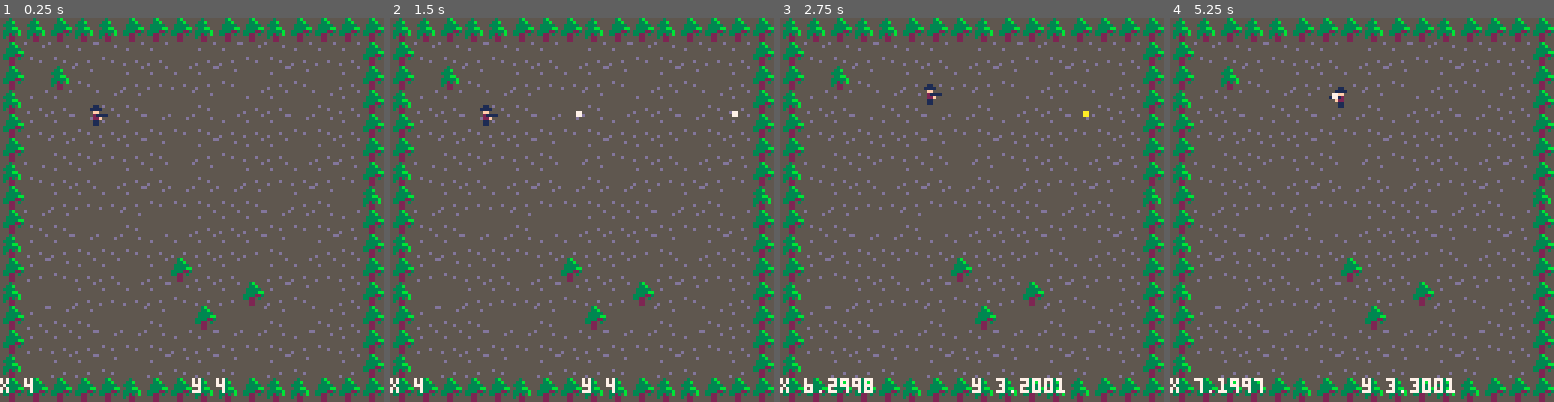
Above: before the commit, frames 1-4 (left to right).
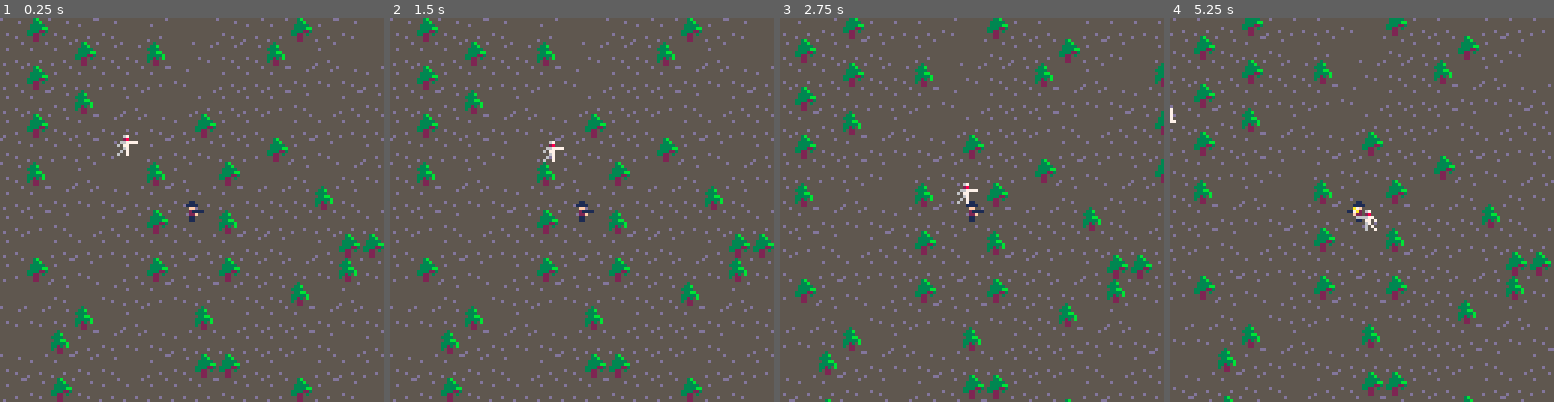
Above: after the commit, the same moments.

Repository: mccolgst/pico-8-cartridges
Game: PICO-8 cartridge west.p8
Two runs of this game, one before a commit and one after it. Both use one fixed random seed, a clock stepped at 60 frames per second and the inputs below.
Inputs:
- Up to frame 1 (0.25 s): no input
- Up to frame 2 (1.5 s): tap X (X key) at 0.33, 1.07 s
- Up to frame 3 (2.75 s): hold Right 1.6-2.1 s; tap X (X key) at 1.85 s; hold Up 2.15-2.42 s; hold Right from 2.47 s (still down)
- Up to frame 4 (5.25 s): tap X (X key) at 2.97, 4.08, 5.2 s; release Right at 3.03 s; hold Left 3.08-3.58 s; hold Down 3.63-3.97 s; hold Right 4.02-4.68 s; hold Up 4.73-5.03 s; hold Left from 5.08 s (still down)

The runs differ from the first frame. In frame 1, 21% of the frame differs, in the area x 0-100%, y 0-100%; in frame 2, 21%; in frame 3, 24%; in frame 4, 25%.

Commit message:
use camera functionality, add enemies that follow the hero

Diff:
--- a/west.p8
+++ b/west.p8
@@ -5,22 +5,30 @@
 speed=.1
 t=0
 b_speed=.3
+m_speed=.04
 
 function _init()
-  pl = make_actor(4,4)
+  pl = make_actor(20,20)
   pl.s = 1
+  create_monster(17,17)
 end
 
 function _update()
   t+=1
   move_player(pl)
+  // the below camera call keeps
+  // the camera focused on the player
+  camera(pl.x*8-(128/2), pl.y*8-(128/2))
   foreach(actor,move_actor)
 end
 
 
 function _draw()
   cls()
-  map(0,0,0,0,16,16)
+
+  map(0,0,0,0,40,40)
+  // if condition on map draw?
+  //map(pl.x-8, pl.y-8, 0,0, 16,16)
   foreach(actor,draw_actor)
   print("x "..pl.x,0,120,7)
   print("y "..pl.y,64,120,7)
@@ -90,12 +98,22 @@
   bullet.type="bullet"
 end
 
+function create_monster(x,y)
+  mon=make_actor(x,y)
+  mon.s=7
+  mon.frames=1
+  mon.dx=0
+  mon.dy=0
+  mon.type="monster"
+  return mon
+end
+
 function make_actor(x, y)
  a={}
  a.x = x
  a.y = y
- a.dx = dx
- a.dy = dy
+ a.dx = 0
+ a.dy = 0
  a.s = 1
  a.frame = 0
  a.frames=3
@@ -195,8 +213,22 @@
    end
  end
 
-
-
+ -- if monster, change
+ -- dx,dy depending where pl is
+ if a.type=="monster" then
+   if a.x<pl.x then
+     a.dx=m_speed
+     a.s=7
+   else
+     a.dx=-m_speed
+     a.s=8
+   end
+   if mon.y<pl.y then
+     a.dy=m_speed
+   else
+     a.dy=-m_speed
+   end
+ end
  -- advance one frame every
  -- time actor moves 1/4 of
  -- a tile
@@ -207,14 +239,14 @@
 
 end
 __gfx__
-000000000000000000000000000000000000000000000000000000005555515555555515d55555555555555d55555555555355555553b5550000000000000000
-000000000001100000011000000110000001100000011000000110005555551555555515555555d555555555555555555533b55555533b550000000000000000
-0070070000111100001111000011110000111100001111000011110055111115551111155555555555d555555555555553333555553333350000000000000000
-00077000000ff000000ff000000ff000000ff000000ff000000ff00051111115512112155555555555555555555555555533bb55553333bb0000000000000000
-000770000002111100021111000211111111200011112000111120005121121551111115555555555555555555555555533333b5533332230000000000000000
-0070070000022f0000022f0000022f0000f2200000f2200000f22000511111155112111555d555555555555555555555533235b5533225350000000000000000
-00000000000110000001100000011000000110000001100000011000511211155111111555555d5555555d555555555553522555555225550000000000000000
-000000000001100000010100001010000001100000101000000101005511115555111155555555555d5555555555555555522555555225550000000000000000
+000000000000000000000000000000000000000000000000000000000000000000000000d55555555555555d55555555555355555553b5550000000000000000
+000000000001100000011000000110000001100000011000000110000006700000067000555555d555555555555555555533b55555533b550000000000000000
+0070070000111100001111000011110000111100001111000011110000028000000280005555555555d555555555555553333555553333350000000000000000
+00077000000ff000000ff000000ff000000ff000000ff000000ff00000667777666677005555555555555555555555555533bb55553333bb0000000000000000
+000770000002111100021111000211111111200011112000111120000607700000077070555555555555555555555555533333b5533332230000000000000000
+0070070000022f0000022f0000022f0000f2200000f2200000f22000000670000006700055d555555555555555555555533235b5533225350000000000000000
+00000000000110000001100000011000000110000001100000011000006070000006070055555d5555555d555555555553522555555225550000000000000000
+000000000001100000010100001010000001100000101000000101000600700000060070555555555d5555555555555555522555555225550000000000000000
 00000000000001000000010000000100000000000000000000000000000000000000000000000000000000000000000000000000000000000000000000000000
 00000000000111000001110000011100000110000001100000011000000000000000000000000000000000000000000000000000000000000000000000000000
 00000000001111000011110000111100001111000011110000111100000000000000000000000000000000000000000000000000000000000000000000000000
@@ -226,8 +258,8 @@
 00000000000000000000000000000000000000000000000000000500000000005000000000000005000000003333333300000000000000000000000000000000
 00000000000000000000000000000000000000000005500000055500000550000505500000055050000000003333333300000000000000000000000000000000
 00000000000000000000000000000000000000000055550000555500005555000055550000555500000000003333333300000000000000000000000000000000
-00000000000aa000000770000000000000000000000ff000000ff500000ff00000f5f000000f5f00000000003333333300000000000000000000000000000000
-00000000000aa000000770000000000000000000555580000088880000f588000088880000888800000000003333333300000000000000000000000000000000
+000000000007a000000a70000000000000000000000ff000000ff500000ff00000f5f000000f5f00000000003333333300000000000000000000000000000000
+00000000000a70000007a0000000000000000000555580000088880000f588000088880000888800000000003333333300000000000000000000000000000000
 000000000000000000000000000000000000000000f88000000880000005f0000008800000088000000000003333333300000000000000000000000000000000
 0000000000000000000000000000000000000000000cc000000cc0000005c000000cc000000cc000000000003333333300000000000000000000000000000000
 0000000000000000000000000000000000000000000cc000000cc0000005c000000cc000000cc000000000003333333300000000000000000000000000000000
@@ -339,165 +371,165 @@
 0000000000000000000000000303000000000000000000000000000000000000000000000000000000000000000000000000000000000000000000000000000000000000000000000000000000000000000000000000000000000000000000000000000000000000000000000000000000000000000000000000000000000000
 0000000000000000000000000000000000000000000000000000000000000000000000000000000000000000000000000000000000000000000000000000000000000000000000000000000000000000000000000000000000000000000000000000000000000000000000000000000000000000000000000000000000000000
 __map__
-0c0c0d0c0c0d0d0d0c0d0d0c0d0d0d0d00000000000000000000000000000000000000000000000000000000000000000000000000000000000000000000000000000000000000000000000000000000000000000000000000000000000000000000000000000000000000000000000000000000000000000000000000000000
-0d09090a090a0a0b0a0a09090a0a0a0d00000000000000000000000000000000000000000000000000000000000000000000000000000000000000000000000000000000000000000000000000000000000000000000000000000000000000000000000000000000000000000000000000000000000000000000000000000000
-0d0b0c090b0a0a0a0a090b0a090b0a0d00000000000000000000000000000000000000000000000000000000000000000000000000000000000000000000000000000000000000000000000000000000000000000000000000000000000000000000000000000000000000000000000000000000000000000000000000000000
-0c0a0a0b09090b0b090b0a0a0b090a0d00000000000000000000000000000000000000000000000000000000000000000000000000000000000000000000000000000000000000000000000000000000000000000000000000000000000000000000000000000000000000000000000000000000000000000000000000000000
-0d0a0a090a0a0909090a0a0a09090a0d00000000000000000000000000000000000000000000000000000000000000000000000000000000000000000000000000000000000000000000000000000000000000000000000000000000000000000000000000000000000000000000000000000000000000000000000000000000
-0d0b09090a0a090b0a090a0a0b0a0a0d00000000000000000000000000000000000000000000000000000000000000000000000000000000000000000000000000000000000000000000000000000000000000000000000000000000000000000000000000000000000000000000000000000000000000000000000000000000
-0c090a0a0b0a0a0b090b0a0a0a0a090d00000000000000000000000000000000000000000000000000000000000000000000000000000000000000000000000000000000000000000000000000000000000000000000000000000000000000000000000000000000000000000000000000000000000000000000000000000000
-0d0b0a0a0a0a09090909090b0a090b0c00000000000000000000000000000000000000000000000000000000000000000000000000000000000000000000000000000000000000000000000000000000000000000000000000000000000000000000000000000000000000000000000000000000000000000000000000000000
-0d09090b0b090b0b0a0a0a0909090a0d00000000000000000000000000000000000000000000000000000000000000000000000000000000000000000000000000000000000000000000000000000000000000000000000000000000000000000000000000000000000000000000000000000000000000000000000000000000
-0c0a0a0909090a0a0a0a0a090b0a090d00000000000000000000000000000000000000000000000000000000000000000000000000000000000000000000000000000000000000000000000000000000000000000000000000000000000000000000000000000000000000000000000000000000000000000000000000000000
-0d0a090a0a0b0a0d0a0a0b0a0a0a0a0d00000000000000000000000000000000000000000000000000000000000000000000000000000000000000000000000000000000000000000000000000000000000000000000000000000000000000000000000000000000000000000000000000000000000000000000000000000000
-0c0b0b0a0a0a0a090a0a0d0a090b0a0d00000000000000000000000000000000000000000000000000000000000000000000000000000000000000000000000000000000000000000000000000000000000000000000000000000000000000000000000000000000000000000000000000000000000000000000000000000000
-0d0a09090b0b090b0d0b0b090b090a0d00000000000000000000000000000000000000000000000000000000000000000000000000000000000000000000000000000000000000000000000000000000000000000000000000000000000000000000000000000000000000000000000000000000000000000000000000000000
-0d0a0a0a0909090a0a0909090a090a0d00000000000000000000000000000000000000000000000000000000000000000000000000000000000000000000000000000000000000000000000000000000000000000000000000000000000000000000000000000000000000000000000000000000000000000000000000000000
-0c0b0a0a090b0a090a090b0a090b0a0d00000000000000000000000000000000000000000000000000000000000000000000000000000000000000000000000000000000000000000000000000000000000000000000000000000000000000000000000000000000000000000000000000000000000000000000000000000000
-0d0d0d0d0d0c0d0d0c0c0d0c0c0d0d0d00000000000000000000000000000000000000000000000000000000000000000000000000000000000000000000000000000000000000000000000000000000000000000000000000000000000000000000000000000000000000000000000000000000000000000000000000000000
-0000000000000000000000000000000000000000000000000000000000000000000000000000000000000000000000000000000000000000000000000000000000000000000000000000000000000000000000000000000000000000000000000000000000000000000000000000000000000000000000000000000000000000
-0000000000000000000000000000000000000000000000000000000000000000000000000000000000000000000000000000000000000000000000000000000000000000000000000000000000000000000000000000000000000000000000000000000000000000000000000000000000000000000000000000000000000000
-0000000000000000000000000000000000000000000000000000000000000000000000000000000000000000000000000000000000000000000000000000000000000000000000000000000000000000000000000000000000000000000000000000000000000000000000000000000000000000000000000000000000000000
-0000000000000000000000000000000000000000000000000000000000000000000000000000000000000000000000000000000000000000000000000000000000000000000000000000000000000000000000000000000000000000000000000000000000000000000000000000000000000000000000000000000000000000
-0000000000000000000000000000000000000000000000000000000000000000000000000000000000000000000000000000000000000000000000000000000000000000000000000000000000000000000000000000000000000000000000000000000000000000000000000000000000000000000000000000000000000000
-0000000000000000000000000000000000000000000000000000000000000000000000000000000000000000000000000000000000000000000000000000000000000000000000000000000000000000000000000000000000000000000000000000000000000000000000000000000000000000000000000000000000000000
-0000000000000000000000000000000000000000000000000000000000000000000000000000000000000000000000000000000000000000000000000000000000000000000000000000000000000000000000000000000000000000000000000000000000000000000000000000000000000000000000000000000000000000
-0000000000000000000000000000000000000000000000000000000000000000000000000000000000000000000000000000000000000000000000000000000000000000000000000000000000000000000000000000000000000000000000000000000000000000000000000000000000000000000000000000000000000000
-0000000000000000000000000000000000000000000000000000000000000000000000000000000000000000000000000000000000000000000000000000000000000000000000000000000000000000000000000000000000000000000000000000000000000000000000000000000000000000000000000000000000000000
-0000000000000000000000000000000000000000000000000000000000000000000000000000000000000000000000000000000000000000000000000000000000000000000000000000000000000000000000000000000000000000000000000000000000000000000000000000000000000000000000000000000000000000
-0000000000000000000000000000000000000000000000000000000000000000000000000000000000000000000000000000000000000000000000000000000000000000000000000000000000000000000000000000000000000000000000000000000000000000000000000000000000000000000000000000000000000000
-0000000000000000000000000000000000000000000000000000000000000000000000000000000000000000000000000000000000000000000000000000000000000000000000000000000000000000000000000000000000000000000000000000000000000000000000000000000000000000000000000000000000000000
-0000000000000000000000000000000000000000000000000000000000000000000000000000000000000000000000000000000000000000000000000000000000000000000000000000000000000000000000000000000000000000000000000000000000000000000000000000000000000000000000000000000000000000
-0000000000000000000000000000000000000000000000000000000000000000000000000000000000000000000000000000000000000000000000000000000000000000000000000000000000000000000000000000000000000000000000000000000000000000000000000000000000000000000000000000000000000000
-0000000000000000000000000000000000000000000000000000000000000000000000000000000000000000000000000000000000000000000000000000000000000000000000000000000000000000000000000000000000000000000000000000000000000000000000000000000000000000000000000000000000000000
-0000000000000000000000000000000000000000000000000000000000000000000000000000000000000000000000000000000000000000000000000000000000000000000000000000000000000000000000000000000000000000000000000000000000000000000000000000000000000000000000000000000000000000
-…(130 lines of a section not shown)…
+0a0a0a0a0a0d0a0d0a0d0a0c0a0d0d0a0a090b0b0b0909090c0b0a0b0b0c0b0a0a0a0909090a0a0900000000000000000000000000000000000000000000000000000000000000000000000000000000000000000000000000000000000000000000000000000000000000000000000000000000000000000000000000000000
+0d09090a090a0a0b0a0a09090a0a0a0a090b0a0b0b0b0a0a0a0909090a0a0a0a0a0a090b0a090d0900000000000000000000000000000000000000000000000000000000000000000000000000000000000000000000000000000000000000000000000000000000000000000000000000000000000000000000000000000000
+0d0b0c090b0a0a0a0a090b0a090b0a0d09090c0b0a0a0a0a0a090b0a090d0d0a0a0b0a0a0a0a0a0a00000000000000000000000000000000000000000000000000000000000000000000000000000000000000000000000000000000000000000000000000000000000000000000000000000000000000000000000000000000
+0c0a0a0b09090b0b0c0b0a09090c0a0a0a0a0a09090d0a0a0b0a0a0a0a0a090a0a0d0a090b0a0d0a00000000000000000000000000000000000000000000000000000000000000000000000000000000000000000000000000000000000000000000000000000000000000000000000000000000000000000000000000000000
+0a0a0a090a0a0909090b0b0a09090a0d0a0a0a090b090a0a0d0a090b0a0d0b0d0b0b090b090a0a0900000000000000000000000000000000000000000000000000000000000000000000000000000000000000000000000000000000000000000000000000000000000000000000000000000000000000000000000000000000
+0d0b09090a0a090b0a090b0b0b0a0a0b09090a090b0b0d0b0b090b090a0a0a0909090c0b0a0b0b0c0a000000000000000000000000000000000000000000000000000000000000000000000000000000000000000000000000000000000000000000000000000000000000000000000000000000000000000000000000000000
+0c090a0a0b0a0a0b090b0a0b0b0b090b0909090a090a0a0909090c090a0d090b0a0a0a0909090a0a09000000000000000000000000000000000000000000000000000000000000000000000000000000000000000000000000000000000000000000000000000000000000000000000000000000000000000000000000000000
+0a0b0a0a0a0a090909090c0b0a0b0b0c0a090b0b0b0a0b0b0d0a0a0b0a0a0a0a0a0a0a090b0a090d09000000000000000000000000000000000000000000000000000000000000000000000000000000000000000000000000000000000000000000000000000000000000000000000000000000000000000000000000000000
+0a09090b0b090b0b0a0a0a0909090a0a090b0a0b0b090909090a0a0d0a090b0d0a0a0b0a0a0a0a0a0a000000000000000000000000000000000000000000000000000000000000000000000000000000000000000000000000000000000000000000000000000000000000000000000000000000000000000000000000000000
+0a0a0a0909090a0a0a0a0a090b0a090d09090c0b0a0b0a0a0b0d0b0b090b09090a0a0d0a090b0a0d0a000000000000000000000000000000000000000000000000000000000000000000000000000000000000000000000000000000000000000000000000000000000000000000000000000000000000000000000000000000
+0d0a090a0a0909090c0b0a0b0b0c0a0a0a0a0a09090a0a0a0a0a0909090c090b0d0b0b090b090a0a09000000000000000000000000000000000000000000000000000000000000000000000000000000000000000000000000000000000000000000000000000000000000000000000000000000000000000000000000000000
+0c0b0b0a0a0b0a0a0a0909090a0a090d0a0a0a090b0d0a0a0b0a0a0a0a0a090a0a0909090c090a0d09000000000000000000000000000000000000000000000000000000000000000000000000000000000000000000000000000000000000000000000000000000000000000000000000000000000000000000000000000000
+0d0a09090b0a0a0a0a090b0a090d090a090b0a0b0b090a0a0d0a090b0a0d0b0a0a0a0909090a0a0900000000000000000000000000000000000000000000000000000000000000000000000000000000000000000000000000000000000000000000000000000000000000000000000000000000000000000000000000000000
+0a0a0a0c090d0a0a0b0a0a0a0a0a0a0d09090c0b0909090c0b0a0b0b0c0a0a0a0a0a090b0a090d0900000000000000000000000000000000000000000000000000000000000000000000000000000000000000000000000000000000000000000000000000000000000000000000000000000000000000000000000000000000
+0a0b0a0a09090a0a0d0a090b0a0d0a0a0a0a0a090b0a0a0a0909090a0a090d0a0a0b0a0a0a0a0a0a00000000000000000000000000000000000000000000000000000000000000000000000000000000000000000000000000000000000000000000000000000000000000000000000000000000000000000000000000000000
+0a0d0d0a0a0b0d0b0b090b090a0a090c0b0a0b0b0a0a0a0a090b0a090d09090a0a0d0a090b0a0d0a00000000000000000000000000000000000000000000000000000000000000000000000000000000000000000000000000000000000000000000000000000000000000000000000000000000000000000000000000000000
+0909090c0b0a0b0b0c0a0b0c0a0d090a0909090a0d0a0a0b0a0a0a0a0a0a0b0d0b0b090b090a0a0900000000000000000000000000000000000000000000000000000000000000000000000000000000000000000000000000000000000000000000000000000000000000000000000000000000000000000000000000000000
+0b0a0a0a0909090a0a090a0a090a0a0a090b0a09090a0a0d0a090b0a0d0a0a0909090c0b0a0b0b0c0a000000000000000000000000000000000000000000000000000000000000000000000000000000000000000000000000000000000000000000000000000000000000000000000000000000000000000000000000000000
+0a0a0a0a090b0a090d090909090c0b0a0b0b0c0a0b0d0b0b090b090909090c0b0a0a0a0909090a0a09000000000000000000000000000000000000000000000000000000000000000000000000000000000000000000000000000000000000000000000000000000000000000000000000000000000000000000000000000000
+0d0a0a0b0a0a0a0a0a0a0b0a0a0a0909090a0a090a0a0909090c090b0a0a0a0a0a0a0a090b0a090d09000000000000000000000000000000000000000000000000000000000000000000000000000000000000000000000000000000000000000000000000000000000000000000000000000000000000000000000000000000
+090a0a0d0a090b0a0d0a0a0a0a0a090b0a090d090b0c0a0a0a0a0a0a0a0a0a0d0a0a0b0a0a0a0a0a0a000000000000000000000000000000000000000000000000000000000000000000000000000000000000000000000000000000000000000000000000000000000000000000000000000000000000000000000000000000
+0b0d0b0b090b090a0a090d0a0a0b0a0a0a0a0a0a0a0a09090b0a0d0d0a0a0b090a0a0d0a090b0a0d0a000000000000000000000000000000000000000000000000000000000000000000000000000000000000000000000000000000000000000000000000000000000000000000000000000000000000000000000000000000
+0a0a0909090c090a0d09090a0a0d0a090b0a0d0a090d090909090c090a09090b0d0b0b090b090a0a09000000000000000000000000000000000000000000000000000000000000000000000000000000000000000000000000000000000000000000000000000000000000000000000000000000000000000000000000000000
+0909090c0b0a0b0b0c0a0b0d0b0b090b090a0a090a0909090c0b0a0b0b0c0a0a0a0909090c090a0d09000000000000000000000000000000000000000000000000000000000000000000000000000000000000000000000000000000000000000000000000000000000000000000000000000000000000000000000000000000
+0b0a0a0a0909090a0a090a0a0909090c0b0a0b0b0c0b0a0a0a0909090a0a090a0a090b0a090d090000000000000000000000000000000000000000000000000000000000000000000000000000000000000000000000000000000000000000000000000000000000000000000000000000000000000000000000000000000000
+0909090c0b0a0909090c0b0a0b0b0c0a0909090a0a0a0a0a0a090b0a090d090b0c0909090c0b0a0b0b0c0a00000000000000000000000000000000000000000000000000000000000000000000000000000000000000000000000000000000000000000000000000000000000000000000000000000000000000000000000000
+0b0a0a0a09090b0a0a0a0909090a0a09090b0a090d0d0a0a0b0a0a0a0a0a0a0a0a0b0a0a0a0909090a0a0900000000000000000000000000000000000000000000000000000000000000000000000000000000000000000000000000000000000000000000000000000000000000000000000000000000000000000000000000
+0a0a0a0a090b0a0a0a0a090b0a090d090a0a0a0a0a090a0a0d0a090b0a0d0a090d0a0a0a0a090b0a090d0900000000000000000000000000000000000000000000000000000000000000000000000000000000000000000000000000000000000000000000000000000000000000000000000000000000000000000000000000
+0d0a0a0b0a0a0d0a0a0b0a0a0a0a0a0a0a090b0a0d0b0d0b0b090b090a0a090a0a0d0a0a0b0a0a0a0a0a0a00000000000000000000000000000000000000000000000000000000000000000000000000000000000000000000000000000000000000000000000000000000000000000000000000000000000000000000000000
+090a0a0d0a09090a0a0d0a090b0a0d0a090b090a0a0a0a0909090c090a0d090a0d090a0a0d0a090b0a0d0a00000000000000000000000000000000000000000000000000000000000000000000000000000000000000000000000000000000000000000000000000000000000000000000000000000000000000000000000000
+0b0d0b0b090b0b0d0b0b090b090a0a09090c090a0d09090a0b0d0b0b090b090a0a0b0d0b0b090b090a0a0900000000000000000000000000000000000000000000000000000000000000000000000000000000000000000000000000000000000000000000000000000000000000000000000000000000000000000000000000
+0a0a0909090c0a0a0909090c090a0d090a0a0909090c090a0a0a0909090c090a0d0a0a0909090c090a0d0900000000000000000000000000000000000000000000000000000000000000000000000000000000000000000000000000000000000000000000000000000000000000000000000000000000000000000000000000
+…(130 lines of a section not shown)…
